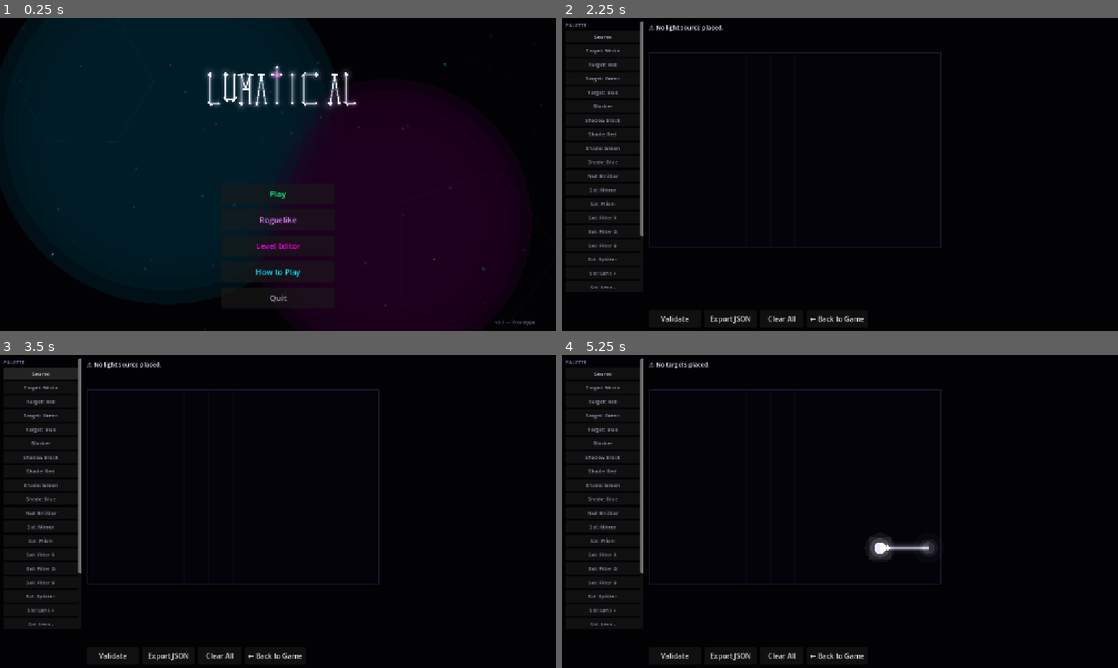
Above: before the commit, frames 1-4 (two rows, left to right).
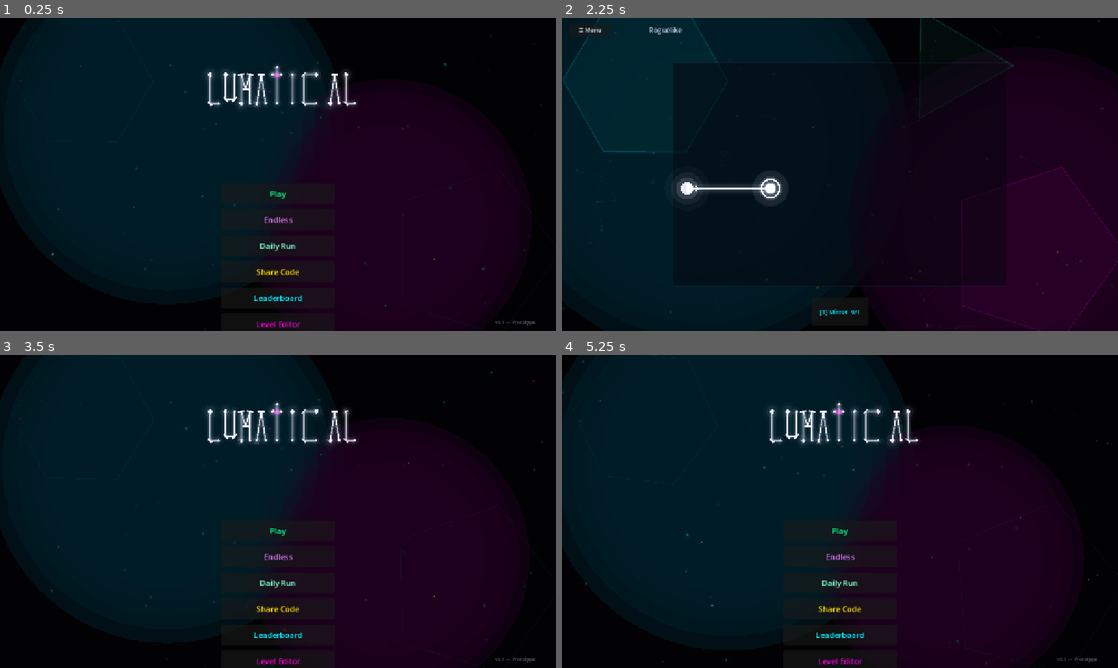
Above: after the commit, the same moments.

Repository: TheIanM/lumatical
Game: Godot game, scene res://scenes/MainMenu.tscn
Two runs of this game, one before a commit and one after it. Both use one fixed random seed, a clock stepped at 60 frames per second and the inputs below.
Inputs (mouse positions are in pixels of both pictures, inside the frame that each line leads up to):
- Up to frame 1 (0.25 s): no input
- Up to frame 2 (2.25 s): click "Roguelike" (after the commit: "Endless") at 0.5 s; click "☰ Menu" at 1.25 s; click (840, 246) at 2 s, where only the run after the commit has a clickable "Daily Run"
- Up to frame 3 (3.5 s): click (38, 373) at 2.75 s, where only the run before the commit has a clickable "Source"
- Up to frame 4 (5.25 s): click (840, 608) at 3.5 s, where only the run after the commit has a clickable "Share Code"; click (840, 633) at 4.25 s, where only the run after the commit has a clickable "Leaderboard"; click (873, 542) at 5 s, where only the run after the commit has a clickable "Cancel"

The runs differ from the first frame. In frame 1, 0.6% of the frame differs, in the area x 45-55%, y 63-99%; in frame 2, 39%; in frame 3, 52%, in the area x 0-98%, y 0-100%; in frame 4, 51%.

Commit message:
Add seeded runs, daily challenges, share codes, and leaderboards
Implements the remaining Phase III roguelike features from the GDD.

PuzzleGenerator:
- generate() now accepts an optional seed parameter. When provided,
  generation is deterministic — the seed is XOR'd with the floor number
  (using a Knuth multiplicative hash) so each floor is different but
  the sequence is reproducible. Same seed + same floor = same puzzle.

RunManager (new):
- Score persistence: saves top 10 runs to user://leaderboard.json
  with mode, floor reached, score, date, and seed.
- Daily seeds: derived from today's date via hash — everyone on the
  same date gets identical puzzles.
- Share codes: seeds are encoded as 6-character base36 strings
  (0-9, A-Z). decode_code() reverses them. Players share codes to
  challenge friends with the same puzzle sequence.

Roguelike scene:
- Three modes: Endless (random), Daily (date-seeded), Shared (from code).
- Static run_mode and run_seed set by the menu before scene switch.
- Status bar shows mode label: "Daily 2024-01-15" or "Shared: A4F2K9".
- "End Run" button submits score to leaderboard before returning to menu.
- Menu button also submits score on exit.

Main Menu:
- Replaced single "Roguelike" button with:
  Endless, Daily Run, Share Code, Leaderboard.
- Share Code dialog: text input for 6-char code with validation.
- Leaderboard overlay: scrollable top-10 list with mode, score, floor,
  date, and share code for each entry. First place highlighted green.
- Added class_name Roguelike so menu can reference static vars.

Also fixed class_name Main on main.gd (was missing, broke PuzzleSelect).

Diff:
--- a/src/main_menu.gd
+++ b/src/main_menu.gd
@@ -271,7 +271,10 @@
 	add_child(vbox)
 
 	_play_btn("Play", vbox, _on_play, ACCENT_GREEN)
-	_play_btn("Roguelike", vbox, _on_roguelike, Color(0.9, 0.5, 1.0))
+	_play_btn("Endless", vbox, _on_roguelike, Color(0.9, 0.5, 1.0))
+	_play_btn("Daily Run", vbox, _on_daily, Color(0.5, 1.0, 0.8))
+	_play_btn("Share Code", vbox, _on_share_code, Color(1.0, 0.9, 0.0))
+	_play_btn("Leaderboard", vbox, _on_leaderboard, ACCENT_CYAN)
 	_play_btn("Level Editor", vbox, _on_editor, ACCENT_MAGENTA)
 	_play_btn("How to Play", vbox, _on_help, ACCENT_CYAN)
 	_play_btn("Quit", vbox, _on_quit, Color(0.6, 0.6, 0.7))
@@ -308,7 +311,23 @@
 
 
 func _on_roguelike() -> void:
+	Roguelike.run_mode = "endless"
+	Roguelike.run_seed = -1
 	get_tree().change_scene_to_file("res://scenes/Roguelike.tscn")
+
+
+func _on_daily() -> void:
+	Roguelike.run_mode = "daily"
+	Roguelike.run_seed = RunManager.get_daily_seed()
+	get_tree().change_scene_to_file("res://scenes/Roguelike.tscn")
+
+
+func _on_share_code() -> void:
+	_show_share_code_dialog()
+
+
+func _on_leaderboard() -> void:
+	_show_leaderboard()
 
 
 func _on_editor() -> void:
@@ -376,3 +395,148 @@
 	btn.add_theme_color_override("font_color", ACCENT_CYAN)
 	btn.pressed.connect(func(): overlay.queue_free())
 	vbox.add_child(btn)
+
+
+# ── Share Code Dialog ──────────────────────────────────────────────────────────
+
+func _show_share_code_dialog() -> void:
+	var overlay := ColorRect.new()
+	overlay.color = Color(0.004, 0.004, 0.01, 0.92)
+	overlay.set_anchors_preset(Control.PRESET_FULL_RECT)
+	add_child(overlay)
+
+	var center := CenterContainer.new()
+	center.set_anchors_preset(Control.PRESET_FULL_RECT)
+	overlay.add_child(center)
+
+	var vbox := VBoxContainer.new()
+	vbox.add_theme_constant_override("separation", 16)
+	vbox.custom_minimum_size = Vector2(400, 0)
+	center.add_child(vbox)
+
+	var heading := Label.new()
+	heading.text = "Enter Share Code"
+	heading.horizontal_alignment = HORIZONTAL_ALIGNMENT_CENTER
+	heading.add_theme_font_size_override("font_size", 24)
+	heading.add_theme_color_override("font_color", TITLE_COLOR)
+	vbox.add_child(heading)
+
+	var sub := Label.new()
+	sub.text = "6-character code from a friend's run"
+	sub.horizontal_alignment = HORIZONTAL_ALIGNMENT_CENTER
+	sub.add_theme_font_size_override("font_size", 13)
+	sub.add_theme_color_override("font_color", Color(0.6, 0.6, 0.8))
+	vbox.add_child(sub)
+
+	var code_edit := LineEdit.new()
+	code_edit.placeholder_text = "e.g. A4F2K9"
+	code_edit.max_length = 6
+	code_edit.custom_minimum_size = Vector2(300, 44)
+	code_edit.add_theme_font_size_override("font_size", 22)
+	code_edit.alignment = HORIZONTAL_ALIGNMENT_CENTER
+	vbox.add_child(code_edit)
+
+	var err_label := Label.new()
+	err_label.text = ""
+	err_label.horizontal_alignment = HORIZONTAL_ALIGNMENT_CENTER
+	err_label.add_theme_color_override("font_color", Color(1.0, 0.3, 0.3))
+	vbox.add_child(err_label)
+
+	var btn_row := HBoxContainer.new()
+	btn_row.alignment = BoxContainer.ALIGNMENT_CENTER
+	btn_row.add_theme_constant_override("separation", 12)
+	vbox.add_child(btn_row)
+
+	var play_btn := Button.new()
+	play_btn.text = "Play"
+	play_btn.custom_minimum_size = Vector2(140, 44)
+	play_btn.add_theme_font_size_override("font_size", 16)
+	play_btn.add_theme_color_override("font_color", ACCENT_GREEN)
+	btn_row.add_child(play_btn)
+
+	var back_btn := Button.new()
+	back_btn.text = "Cancel"
+	back_btn.custom_minimum_size = Vector2(140, 44)
+	back_btn.add_theme_font_size_override("font_size", 16)
+	back_btn.add_theme_color_override("font_color", ACCENT_CYAN)
+	back_btn.pressed.connect(func(): overlay.queue_free())
+	btn_row.add_child(back_btn)
+
+	# Your own share code for sharing
+	var seed_label := Label.new()
+	var endless_best := RunManager.get_best_score("endless")
+	if endless_best > 0:
+		seed_label.text = "Your last endless run code: " + RunManager.encode_seed(randi())
+	seed_label.horizontal_alignment = HORIZONTAL_ALIGNMENT_CENTER
+	seed_label.add_theme_font_size_override("font_size", 12)
+	seed_label.add_theme_color_override("font_color", Color(0.4, 0.4, 0.5))
+	vbox.add_child(seed_label)
+
+	play_btn.pressed.connect(func():
+		var code: String = code_edit.text
+		var seed_val: int = RunManager.decode_code(code)
+		if seed_val < 0 or code.length() < 6:
+			err_label.text = "Invalid code — must be 6 characters (0-9, A-Z)"
+			return
+		Roguelike.run_mode = "shared"
+		Roguelike.run_seed = seed_val
+		get_tree().change_scene_to_file("res://scenes/Roguelike.tscn")
+	)
+
+
+# ── Leaderboard ────────────────────────────────────────────────────────────────
+
+func _show_leaderboard() -> void:
+	var overlay := ColorRect.new()
+	overlay.color = Color(0.004, 0.004, 0.01, 0.92)
+	overlay.set_anchors_preset(Control.PRESET_FULL_RECT)
+	add_child(overlay)
+
+	var center := CenterContainer.new()
+	center.set_anchors_preset(Control.PRESET_FULL_RECT)
+	overlay.add_child(center)
+
+	var vbox := VBoxContainer.new()
+	vbox.add_theme_constant_override("separation", 10)
+	vbox.custom_minimum_size = Vector2(500, 400)
+	center.add_child(vbox)
+
+	var heading := Label.new()
+	heading.text = "Leaderboard"
+	heading.horizontal_alignment = HORIZONTAL_ALIGNMENT_CENTER
+	heading.add_theme_font_size_override("font_size", 28)
+	heading.add_theme_color_override("font_color", TITLE_COLOR)
+	vbox.add_child(heading)
+
+	var entries := RunManager.load_scores()
+	if entries.is_empty():
+		var empty := Label.new()
+		empty.text = "No runs yet. Play a roguelike run to set a score!"
+		empty.horizontal_alignment = HORIZONTAL_ALIGNMENT_CENTER
+		empty.add_theme_font_size_override("font_size", 14)
+		empty.add_theme_color_override("font_color", Color(0.5, 0.5, 0.7))
+		vbox.add_child(empty)
+	else:
+		for i in range(entries.size()):
+			var e: Dictionary = entries[i]
+			var mode: String = e.get("mode", "?").capitalize()
+			var score: int = int(e.get("score", 0))
+			var floor: int = int(e.get("floor", 0))
+			var date: String = e.get("date", "")
+			var seed_val: int = int(e.get("seed", -1))
+			var code_str := RunManager.encode_seed(seed_val) if seed_val >= 0 else ""
+
+			var row := Label.new()
+			row.text = "%2d. %-8s  %5d pts  Floor %-3d  %s  %s" % [i + 1, mode, score, floor, date, code_str]
+			row.add_theme_font_size_override("font_size", 14)
+			var col := ACCENT_GREEN if i == 0 else Color(0.75, 0.75, 0.9)
+			row.add_theme_color_override("font_color", col)
+			vbox.add_child(row)
+
+	var btn := Button.new()
+	btn.text = "← Back"
+	btn.custom_minimum_size = Vector2(200, 44)
+	btn.add_theme_font_size_override("font_size", 16)
+	btn.add_theme_color_override("font_color", ACCENT_CYAN)
+	btn.pressed.connect(func(): overlay.queue_free())
+	vbox.add_child(btn)
--- a/src/puzzle_generator.gd
+++ b/src/puzzle_generator.gd
@@ -26,18 +26,24 @@
 
 ## Generate a puzzle for the given floor number (1-based).
 ## Returns a level Dictionary matching the LEVELS format.
-static func generate(floor_num: int) -> Dictionary:
-	return _generate_internal(floor_num, 0)
-
-
-static func _generate_internal(floor_num: int, depth: int) -> Dictionary:
+## [param seed_val] — if provided, generation is deterministic.
+static func generate(floor_num: int, seed_val: int = -1) -> Dictionary:
+	return _generate_internal(floor_num, 0, seed_val)
+
+
+static func _generate_internal(floor_num: int, depth: int, seed_val: int = -1) -> Dictionary:
 	# Guard against infinite recursion — if we fail 20 times, fall back
 	# to a guaranteed-simple mirror puzzle so the game never softlocks.
 	if depth >= 20:
 		return _fallback_puzzle(floor_num)
 
 	var rng := RandomNumberGenerator.new()
-	rng.seed = hash("floor_%d_%d" % [floor_num, randi()])
+	if seed_val >= 0:
+		# Deterministic: seed combines the run seed + floor number
+		# so each floor is different but the sequence is reproducible
+		rng.seed = seed_val ^ (floor_num * 2654435761)
+	else:
+		rng.seed = hash("floor_%d_%d" % [floor_num, randi()])
 
 	var params := _difficulty_params(floor_num, rng)
 
@@ -86,7 +92,7 @@
 
 	# If we couldn't find enough targets, retry
 	if targets.size() < params.target_count:
-		return _generate_internal(floor_num, depth + 1)
+		return _generate_internal(floor_num, depth + 1, seed_val)
 
 	# Step 5: Build the puzzle — strip tools, set budgets
 	var level := {
@@ -128,7 +134,7 @@
 	# targets are still reachable even with blockers/enemies placed.
 	# This is the same pattern as the level editor's _run_validation().
 	if not _validate(level, tools, source):
-		return _generate_internal(floor_num, depth + 1)
+		return _generate_internal(floor_num, depth + 1, seed_val)
 
 	return level
 
--- a/src/roguelike.gd
+++ b/src/roguelike.gd
@@ -1,3 +1,4 @@
+class_name Roguelike
 extends Node2D
 
 ## Lumatical — Roguelike Mode.
@@ -20,6 +21,11 @@
 var _score := 0
 var _current_level: Dictionary
 var _solved := false
+
+# Run mode and seed
+# mode: "endless", "daily", "shared"
+var _mode := "endless"
+var _run_seed := -1
 
 @onready var grid: Grid = $Grid
 @onready var beam_layer: BeamLayer = $BeamLayer
@@ -43,6 +49,16 @@
 	_load_floor(1)
 
 
+## Called by menu to set the run mode before scene loads.
+static var run_mode := "endless"
+static var run_seed := -1
+
+
+func _enter_tree() -> void:
+	_mode = run_mode
+	_run_seed = run_seed
+
+
 # ── Overlay ────────────────────────────────────────────────────────────────────
 
 func _create_overlay() -> void:
@@ -86,6 +102,13 @@
 	_next_button.custom_minimum_size = Vector2(220, 56)
 	_next_button.pressed.connect(_on_next_floor)
 	btn_wrapper.add_child(_next_button)
+
+	var quit_btn := Button.new()
+	quit_btn.text = "End Run"
+	quit_btn.add_theme_font_size_override("font_size", 16)
+	quit_btn.custom_minimum_size = Vector2(160, 56)
+	quit_btn.pressed.connect(_on_quit_run)
+	btn_wrapper.add_child(quit_btn)
 
 
 func _create_top_bar() -> void:
@@ -100,7 +123,7 @@
 	menu_btn.offset_top = 12
 	menu_btn.offset_right = 112
 	menu_btn.offset_bottom = 44
-	menu_btn.pressed.connect(func(): get_tree().change_scene_to_file("res://scenes/MainMenu.tscn"))
+	menu_btn.pressed.connect(_on_quit_run)
 	ui.add_child(menu_btn)
 
 
@@ -108,7 +131,7 @@
 
 func _load_floor(floor_num: int) -> void:
 	_floor = floor_num
-	_current_level = PuzzleGenerator.generate(floor_num)
+	_current_level = PuzzleGenerator.generate(floor_num, _run_seed)
 	_solved = false
 
 	grid.sources = _current_level["sources"].duplicate(true)
@@ -232,6 +255,7 @@
 		_show_solve_overlay()
 	elif not _solved and was_solved:
 		_overlay.visible = false
+		grid.interactive = true
 
 
 func _build_tools_dict() -> Dictionary:
@@ -284,7 +308,12 @@
 	if _solved:
 		return
 	var diff_name := _difficulty_name(_floor)
-	status_label.text = "Floor %d  |  Score: %d  |  %s" % [_floor, _score, diff_name]
+	var mode_label := _mode.capitalize()
+	if _mode == "daily":
+		mode_label = "Daily %s" % RunManager.get_daily_label()
+	if _mode == "shared" and _run_seed >= 0:
+		mode_label = "Shared: %s" % RunManager.encode_seed(_run_seed)
+	status_label.text = "%s  |  Floor %d  |  Score: %d  |  %s" % [mode_label, _floor, _score, diff_name]
 	_update_toolbelt()
 
 
@@ -309,8 +338,16 @@
 
 func _on_next_floor() -> void:
 	_overlay.visible = false
+	grid.interactive = true
 	audio.stop_all_tones()
 	_load_floor(_floor + 1)
+
+
+func _on_quit_run() -> void:
+	# Submit score before leaving
+	if _floor > 1:
+		RunManager.submit_score(_mode, _floor - 1, _score, _run_seed)
+	get_tree().change_scene_to_file("res://scenes/MainMenu.tscn")
 
 
 func _unhandled_input(event: InputEvent) -> void:
--- /dev/null
+++ b/src/run_manager.gd
@@ -0,0 +1,105 @@
+class_name RunManager
+extends RefCounted
+
+## Manages roguelike run persistence: leaderboards, daily seeds, and share codes.
+##
+## Scores are saved to user://leaderboard.json as a simple array of entries.
+## Daily seeds are derived from the date so everyone gets the same puzzles.
+## Share codes are 6-character base36 strings that encode the seed.
+
+const SAVE_PATH := "user://leaderboard.json"
+const BASE36_CHARS := "0123456789ABCDEFGHIJKLMNOPQRSTUVWXYZ"
+
+
+# ── Seeds ─────────────────────────────────────────────────────────────────────
+
+## Returns today's daily seed. Same for everyone on the same date.
+static func get_daily_seed() -> int:
+	var date := Time.get_datetime_dict_from_system()
+	return hash("%04d%02d%02d" % [date["year"], date["month"], date["day"]])
+
+
+## Returns today's date as a readable string for display.
+static func get_daily_label() -> String:
+	var date := Time.get_datetime_dict_from_system()
+	return "%04d-%02d-%02d" % [date["year"], date["month"], date["day"]]
+
+
+# ── Share Codes ───────────────────────────────────────────────────────────────
+
+## Encode a seed integer as a 6-character base36 share code.
+static func encode_seed(seed_val: int) -> String:
+	var code := ""
+	var v := absi(seed_val)
+	for i in range(6):
+		code = BASE36_CHARS[v % 36] + code
+		v /= 36
+	return code
+
+
+## Decode a share code back to a seed integer.
+static func decode_code(code: String) -> int:
+	code = code.to_upper().strip_edges()
+	var val := 0
+	for ch in code:
+		var idx: int = BASE36_CHARS.find(ch)
+		if idx == -1:
+			return -1
+		val = val * 36 + idx
+	return val
+
+
+# ── Leaderboard ───────────────────────────────────────────────────────────────
+
+## Submit a score to the leaderboard. Returns true if saved.
+static func submit_score(mode: String, floor: int, score: int, seed_val: int) -> bool:
+	var entries := load_scores()
+	entries.append({
+		"mode": mode,
+		"floor": floor,
+		"score": score,
+		"seed": seed_val,
+		"date": Time.get_datetime_string_from_system(false, true),
+	})
+
+	# Sort by score descending, keep top 10
+	entries.sort_custom(func(a, b): return int(a["score"]) > int(b["score"]))
+	if entries.size() > 10:
+		entries = entries.slice(0, 10)
+
+	return _save_scores(entries)
+
+
+## Load all leaderboard entries.
+static func load_scores() -> Array:
+	if not FileAccess.file_exists(SAVE_PATH):
+		return []
+	var file := FileAccess.open(SAVE_PATH, FileAccess.READ)
+	if file == null:
+		return []
+	var text := file.get_as_text()
+	file.close()
+	var parsed = JSON.parse_string(text)
+	if parsed == null or not parsed is Array:
+		return []
+	return parsed
+
+
+## Get the best score for a given mode.
+static func get_best_score(mode: String) -> int:
+	var best := 0
+	for entry in load_scores():
+		if entry.get("mode", "") == mode:
+			best = maxi(best, int(entry.get("score", 0)))
+	return best
+
+
+# ── Internal ──────────────────────────────────────────────────────────────────
+
+static func _save_scores(entries: Array) -> bool:
+	var file := FileAccess.open(SAVE_PATH, FileAccess.WRITE)
+	if file == null:
+		return false
+	file.store_string(JSON.stringify(entries, "\t"))
+	file.close()
+	return true
Not shown, added: src/run_manager.gd.uid
Not shown, changed: task-list.md
